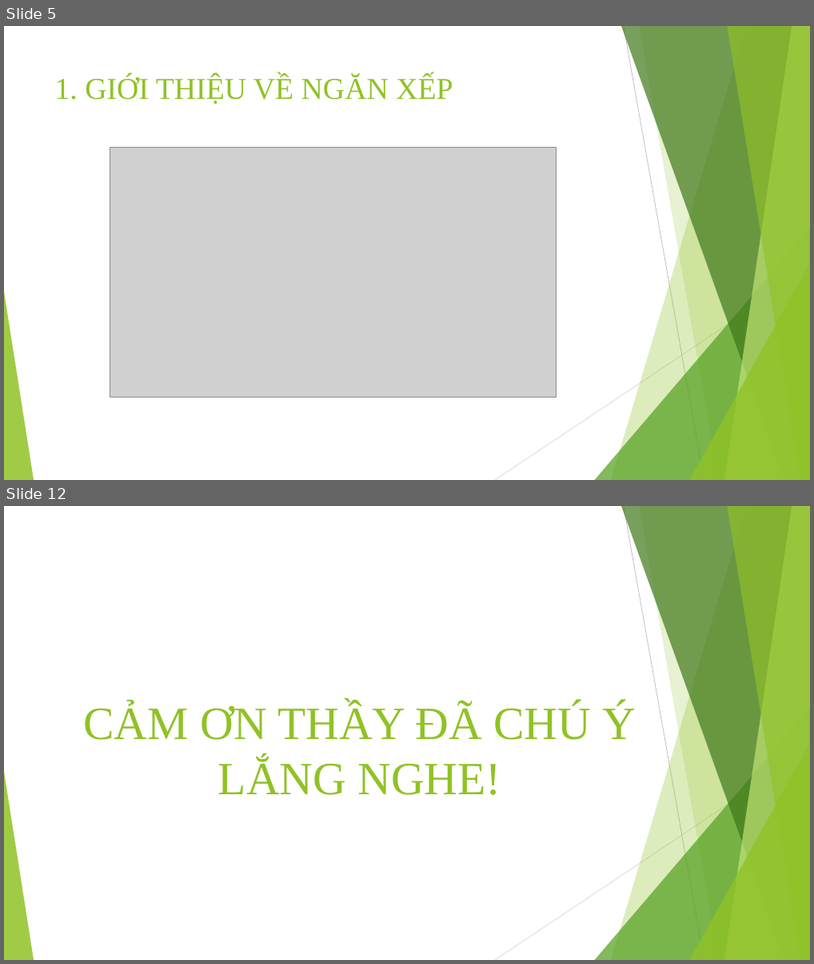
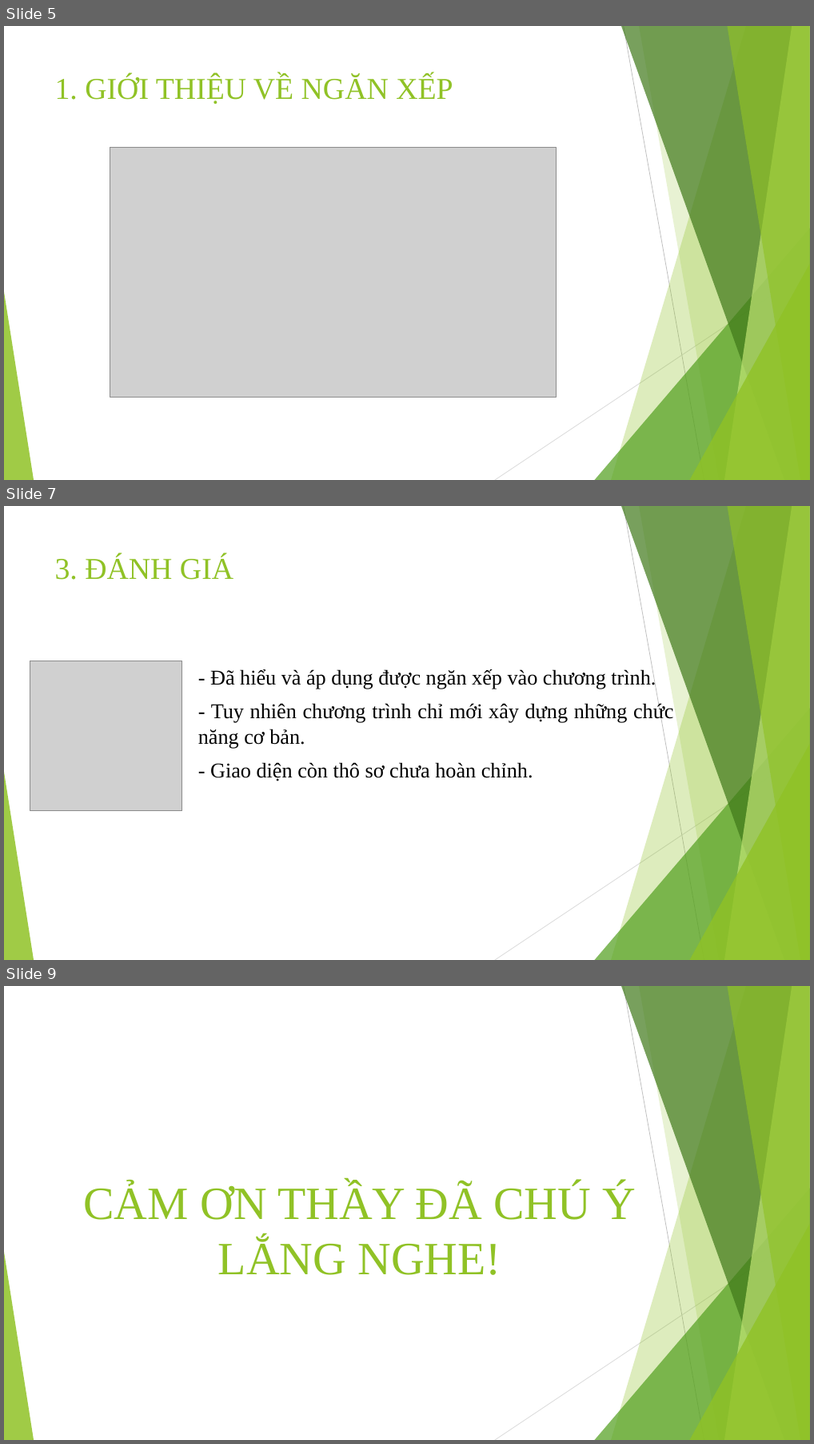
Before and after one commit to trungpham2701/CTDL-GT-Sudoku, a slide deck: BaoCaoCTDL.pptx. Shown one above the other, each under a label of ours: slides 5 and 12 before the commit, slides 5, 7 and 9 after it; the slides between them are not shown. The pictures are 814x964 and 814x1444 pixels, drawn with LibreOffice and Linux fonts; fonts in the diff are those of the drawing; grey boxes stand for pictures. Boxes give left, top, right and bottom in pixels: in the first picture for what was removed or moved away, otherwise in the second. Text is boxed around its words. In the diff, an @@ line names an element or a change of style, - is before the commit and + after.

```diff
--- a/BaoCaoCTDL.pptx
+++ b/BaoCaoCTDL.pptx
@@ slide 7 added at [4,506,810,960], background #FFFFFF; not listed: 10 template elements that a slide beside it also shows @@
@@ title added at [55,556,234,580], 36 pt, text #90C226 @@
+3. ĐÁNH GIÁ
@@ picture added at [30,661,182,811] @@
@@ text added at [198,668,674,781], 25 pt, text #000000 @@
+- Đã hiểu và áp dụng được ngăn xếp vào chương trình.
+- Tuy nhiên chương trình chỉ mới xây dựng những chức năng cơ bản.
+- Giao diện còn thô sơ chưa hoàn chỉnh.
@@ what was slide 12 is now slide 9 @@
```
Also in this commit, not shown: 4 slides changed, 4 slides removed.
